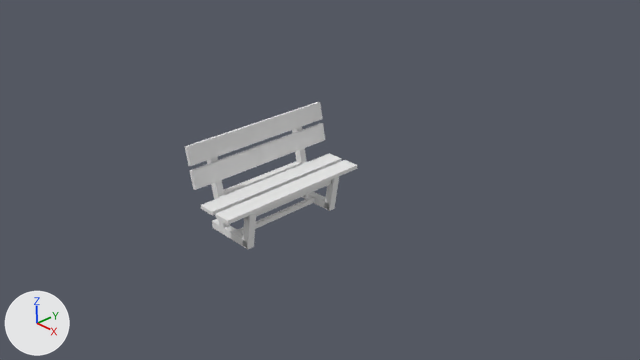
What one commit did to the Blender file models/texture/parc/banc.blend.
The view is the same before and after, from the file's camera 'Camera'. Every picture has the same lights, and +X, +Y and +Z are marked at lower left.
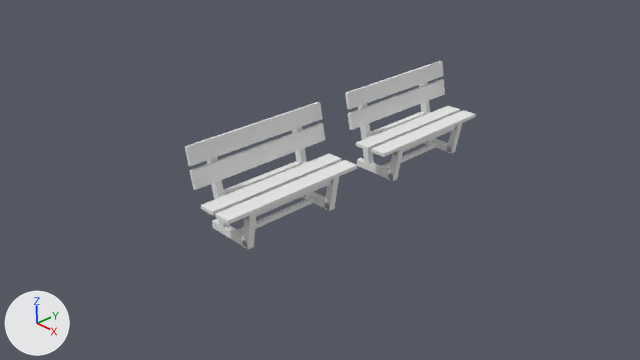
The newer file is also rescaled (x0.154), turned or shifted as a whole; pictures and numbers use the older file's frame.

The change, as a list of edits to the scene's bpy script:
```text
Change me_cube_013:
    where me_cube_013.from_pydata(...)  # 120 vertices, 90 faces; spans x -1.75..-0.64, y -1.62..1.0, z 0.36..2.02
    used by ob_cube_000; location = (1.15, -0.02, -0.42); rotation_euler = (0.0, -0.175, 0.0), in degrees (0, -10, 0)
    me_cube_013 part 1: a new loose piece, a box spanning x -1.53..-1.41, y 2.04..2.15, z 0.5..1.9, in mat_material (its picture is missing)
    me_cube_013 part 2: the loose piece of 8 vertices spanning x -0.93..-0.64, y -1.62..1.0, z 0.96..1.07 is copied, and the copy is moved by (0.0, 3.26, 0.0); it spans x -0.93..-0.64, y 1.64..4.26, z 0.96..1.07
    me_cube_013 part 3: the loose piece of 8 vertices spanning x -1.3..-1.0, y -1.62..1.0, z 1.02..1.13 is copied, and the copy is moved by (0.0, 3.26, 0.0); it spans x -1.3..-1.0, y 1.64..4.26, z 1.02..1.13
    me_cube_013 part 4: a new loose piece, a box spanning x -1.4..-1.339, y 1.642..4.261, z 1.361..1.654, in mat_material (its picture is missing)
    me_cube_013 part 5: a new loose piece, a box spanning x -1.4..-1.339, y 1.642..4.261, z 1.728..2.021, in mat_material (its picture is missing)
    me_cube_013 part 6: the loose piece of 8 vertices spanning x -1.28..-1.19, y -1.17..0.5, z 0.45..0.54 is copied, and the copy is moved by (0.0, 3.26, 0.0); it spans x -1.28..-1.19, y 2.09..3.76, z 0.45..0.54
    me_cube_013 part 7: the loose piece of 8 vertices spanning x -1.56..-1.42, y -1.13..0.5, z 0.98..1.12 is copied, and the copy is moved by (0.0, 3.26, 0.0); it spans x -1.56..-1.42, y 2.13..3.76, z 0.98..1.12
    me_cube_013 part 8: the loose piece of 8 vertices spanning x -1.75..-0.85, y 0.47..0.59, z 0.36..0.64 is copied, and the copy is moved by (0.0, 3.26, 0.0); it spans x -1.75..-0.85, y 3.73..3.85, z 0.36..0.64
    me_cube_013 part 9: the loose piece of 8 vertices spanning x -0.98..-0.65, y 0.47..0.59, z 0.36..1.0 is copied, and the copy is moved by (0.0, 3.26, 0.0); it spans x -0.98..-0.65, y 3.73..3.85, z 0.36..1.0
    me_cube_013 part 10: a new loose piece, a box spanning x -1.53..-1.41, y 3.73..3.85, z 0.5..1.9, in mat_material (its picture is missing)
    me_cube_013 part 11: the loose piece of 8 vertices spanning x -0.85..-0.72, y -1.13..0.5, z 0.85..1.0 is copied, and the copy is moved by (0.0, 3.26, 0.0); it spans x -0.85..-0.72, y 2.13..3.76, z 0.85..1.0
    me_cube_013 part 12: the loose piece of 8 vertices spanning x -0.98..-0.65, y 0.47..0.59, z 0.36..1.0 is copied, and the copy is moved by (0.0, 1.57, 0.0); it spans x -0.98..-0.65, y 2.04..2.15, z 0.36..1.0
    me_cube_013 part 13: the loose piece of 8 vertices spanning x -1.75..-0.85, y 0.47..0.59, z 0.36..0.64 is copied, and the copy is moved by (0.0, 1.57, 0.0); it spans x -1.75..-0.85, y 2.04..2.15, z 0.36..0.64
```

Changed parts and their boxes [x1, y1, x2, y2] in the pictures (640 x 360 px):
'Cube.000', reshaped (69% wider, 28% taller)
    before: [185, 102, 357, 249]
    after: [185, 61, 476, 249]
part 1 of me_cube_013, added
    after: [358, 103, 374, 169]
part 2 of me_cube_013, added
    after: [371, 110, 476, 157]
part 3 of me_cube_013, added
    after: [356, 106, 460, 151]
part 4 of me_cube_013, added
    after: [348, 79, 445, 130]
part 5 of me_cube_013, added
    after: [345, 61, 444, 109]
part 6 of me_cube_013, added
    after: [382, 142, 437, 169]
part 7 of me_cube_013, added
    after: [370, 112, 426, 136]
part 8 of me_cube_013, added
    after: [424, 138, 451, 153]
part 9 of me_cube_013, added
    after: [448, 123, 462, 153]
part 10 of me_cube_013, added
    after: [419, 82, 430, 143]
part 11 of me_cube_013, added
    after: [403, 126, 455, 152]
part 12 of me_cube_013, added
    after: [388, 149, 403, 181]
part 13 of me_cube_013, added
    after: [357, 158, 393, 181]
